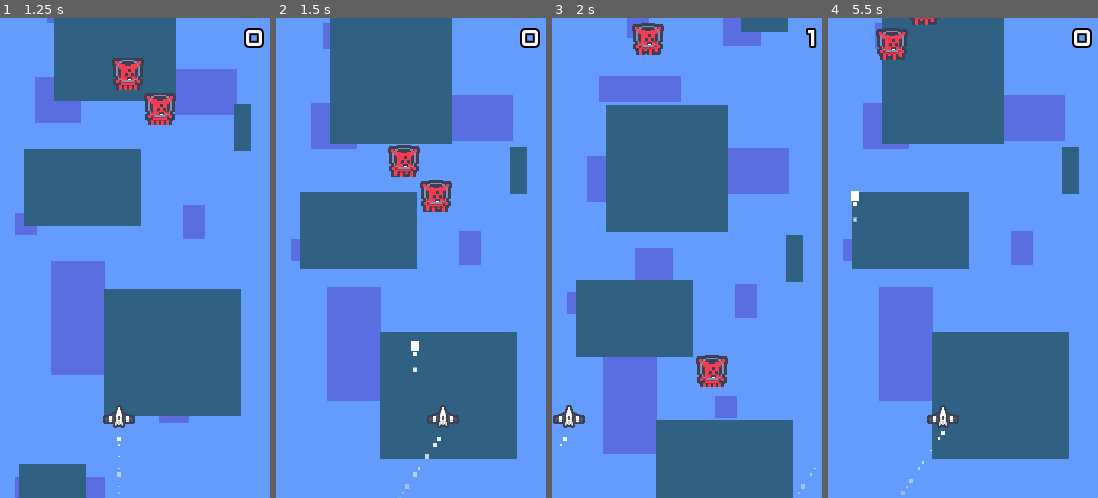
Above: before the commit, frames 1-4 (left to right).
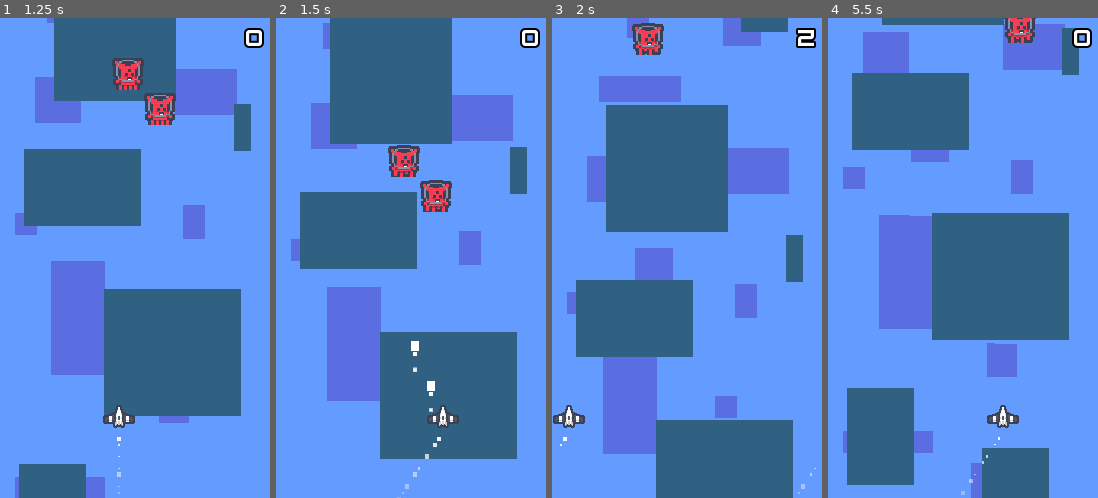
Above: after the commit, the same moments.

Repository: elektito/reverse-streak
Game: Godot game, scene res://MainMenu.tscn
The game is run twice, just before and just after one commit, with the same random seed, the same clock (stepped at 60 frames per second) and the same inputs.
Inputs (mouse positions are in pixels of both pictures, inside the frame that each line leads up to):
- Up to frame 1 (1.25 s): click "New Game" at 0.5 s
- Up to frame 2 (1.5 s): move the mouse to (397, 354) at 1.27 s; hold Right (right) from 1.28 s (still down); tap Space (shoot) at 1.35 s; click (397, 354) at 1.42 s
- Up to frame 3 (2 s): keep holding Right (right)
- Up to frame 4 (5.5 s): move the mouse to (1044, 330) at 2.02 s; tap Space (shoot) every 0.75 s from 2.1 to 5.1 s; move the mouse to (882, 186) at 2.77 s; release Right (right) at 2.78 s; hold Left (left) 2.78-5.03 s; move the mouse to (976, 258) at 3.52 s; click (976, 258) at 3.67 s; move the mouse to (922, 138) at 4.27 s; move the mouse to (1022, 234) at 5.02 s; hold Right (right) from 5.03 s (still down)

Frame 1 is identical in both runs. In frame 2, less than 0.1% of the frame differs, in the area x 55-59%, y 75-83%; in frame 3, 1.0%; in frame 4, 56%, in the area x 5-93%, y 0-100%.

Commit message:
Use _input to get touch events

Diff:
--- a/Game.gd
+++ b/Game.gd
@@ -39,6 +39,8 @@
 	if Input.is_action_just_pressed("ui_cancel"):
 		open_menu()
 
+
+func _input(event):
 	if event is InputEventScreenTouch:
 		var scrw = ProjectSettings.get('display/window/size/width')
 		if event.pressed:
